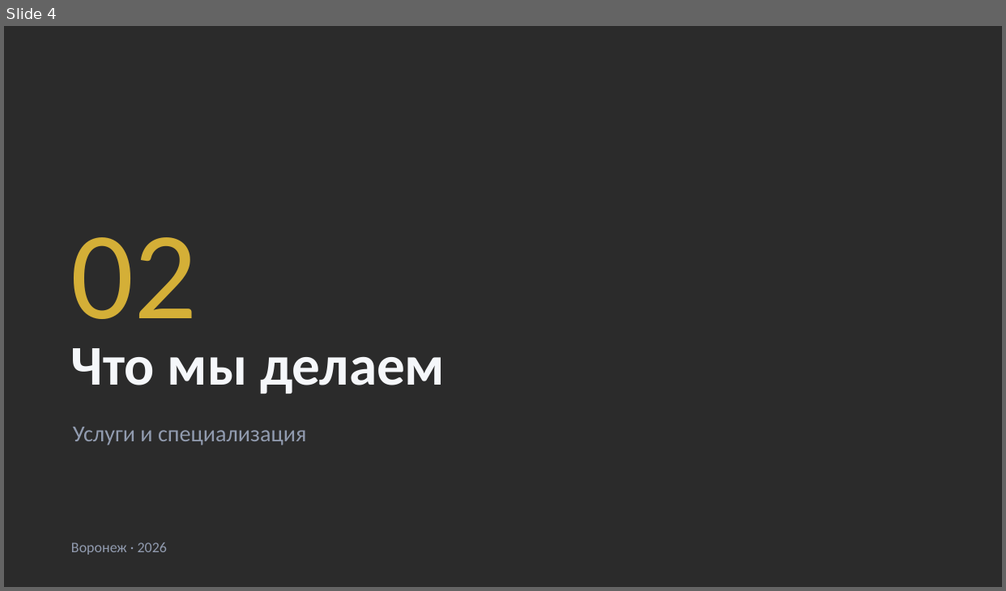
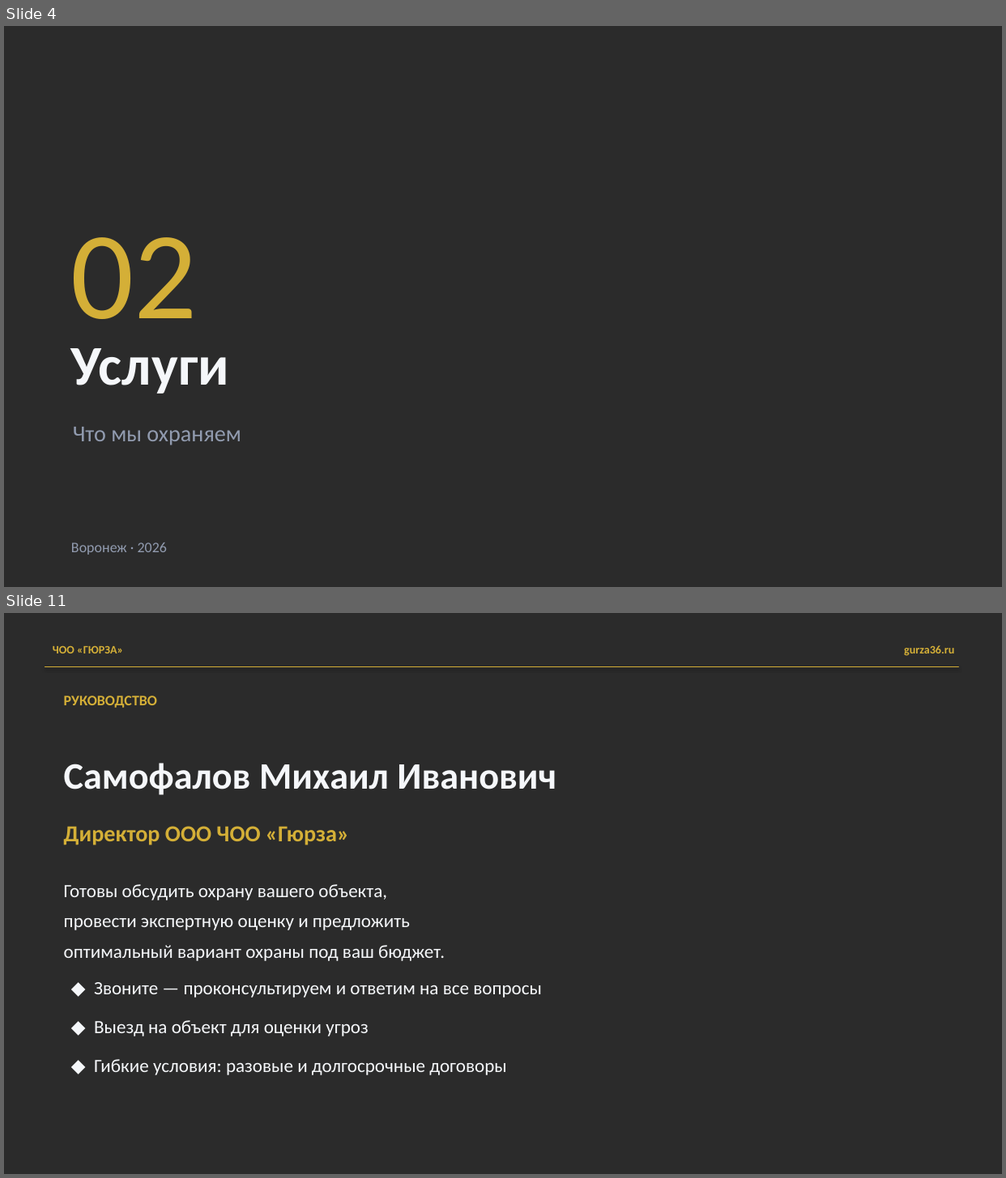
Before and after one commit to MatveyTORSHILOV/Gursa, a slide deck: presentation/gyurza-presentation.pptx. Shown one above the other, each under a label of ours: slide 4 before the commit, slides 4 and 11 after it; the slides between them are not shown. The pictures are 1006x591 and 1006x1178 pixels, drawn with LibreOffice and Linux fonts; fonts in the diff are those of the drawing; background and template pictures are left out; a plain dark background stands for a picture behind light text. Boxes give left, top, right and bottom in pixels: in the first picture for what was removed or moved away, otherwise in the second. Text is boxed around its words. In the diff, an @@ line names an element or a change of style, - is before the commit and + after.

```diff
--- a/presentation/gyurza-presentation.pptx
+++ b/presentation/gyurza-presentation.pptx
@@ slide 11 added at (4,613,1002,1174), background picture (left out) @@
@@ text added at (53,646,123,653), 11 pt, text #D4AF37, bold @@
+ЧОО «ГЮРЗА»
@@ text added at (904,645,954,656), 11 pt, text #D4AF37, bold @@
+gurza36.ru
@@ rectangle added at (45,667,958,667), fill gradient #3F80CE to #A4C4FF, outline #D4AF37 0.75 pt @@
@@ text added at (64,696,157,708), 14 pt, text #D4AF37, bold @@
+РУКОВОДСТВО
@@ text added at (64,763,556,795), 36 pt, text #F5F7FA, bold @@
+Самофалов Михаил Иванович
@@ text added at (64,826,349,845), 22 pt, text #D4AF37, bold @@
+Директор ООО ЧОО «Гюрза»
@@ text added at (64,884,445,961), 18 pt, text #F5F7FA @@
+Готовы обсудить охрану вашего объекта,
+провести экспертную оценку и предложить
+оптимальный вариант охраны под ваш бюджет.
@@ text added at (94,982,542,1076), 18 pt, text #F5F7FA @@
+◆ Звоните — проконсультируем и ответим на все вопросы
+◆ Выезд на объект для оценки угроз
+◆ Гибкие условия: разовые и долгосрочные договоры
@@ slide 4 changed as well @@
@@ text at (71,348,229,394): text changed @@
-Что мы делаем
+Услуги
@@ text at (73,427,241,446): text changed @@
-Услуги и специализация
+Что мы охраняем
```
Also in this commit, not shown: 5 other slides changed, 5 other slides added, 9 slides removed, 1 other file.
